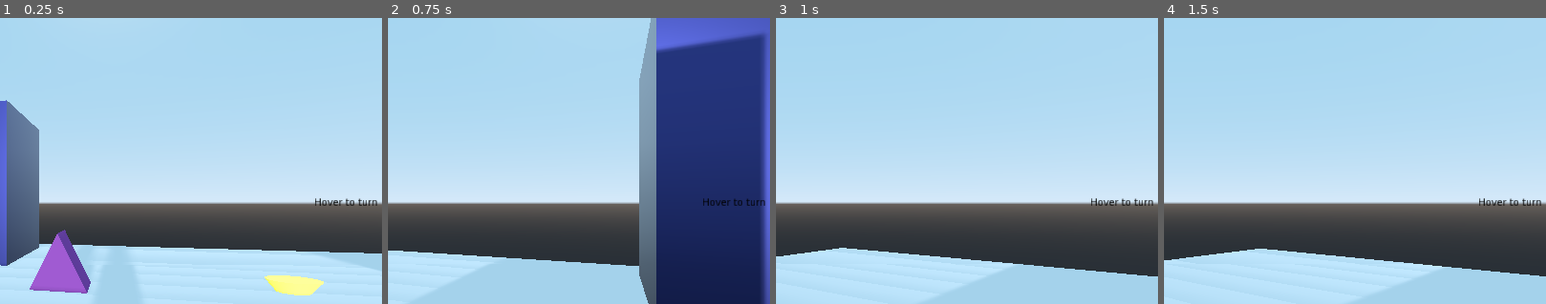
Above: before the commit, frames 1-4 (left to right).
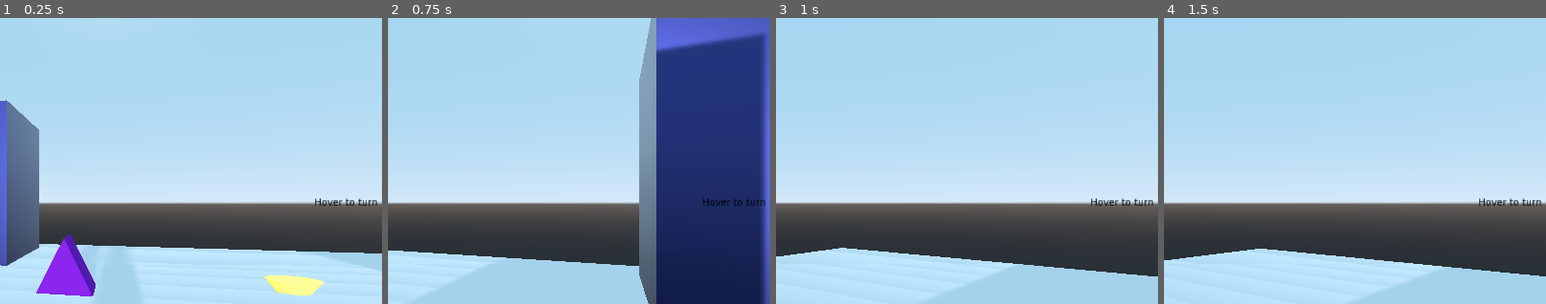
Above: after the commit, the same moments.

Repository: BrodyRas/AnnaSwift
Game: Godot game, scene res://Main.tscn
Two runs of this game, one before a commit and one after it. Both use one fixed random seed, a clock stepped at 60 frames per second and the inputs below.
Inputs (mouse positions are % of the whole screen's width and height, from its top left):
- Up to frame 1 (0.25 s): no input
- Up to frame 2 (0.75 s): tap Enter at 0.5 s; move the mouse to (5, 50) at 0.52 s; click (5, 50) at 0.67 s
- Up to frame 3 (1 s): no input
- Up to frame 4 (1.5 s): move the mouse to (95, 50) at 1.27 s; click (95, 50) at 1.42 s
The pictures show only the part of the screen within x 50-100%, y 18-68%; the shares and areas given below are measured in that part.

The runs differ from the first frame. In frame 1, 2.4% of the frame differs, in the area x 7-25%, y 74-98%; in frame 2, nothing differs; in frame 3, nothing differs; in frame 4, nothing differs.

Commit message:
Created Generic clues / custom cursors

Diff:
--- /dev/null
+++ b/GenericClue.gd
@@ -0,0 +1,25 @@
+extends Spatial
+
+signal clueClicked
+
+var defaultCursor = load("res://cursors/magnifying_glass.png")
+var inspectCursor = load("res://cursors/magnifying_glass_highlight.png")
+
+func _ready():
+	var area: Area = self.find_node("Area")
+	area.connect("input_event", self, "_on_Area_input_event")
+	area.connect("mouse_entered", self, "_on_Area_mouse_entered")
+	area.connect("mouse_exited", self, "_on_Area_mouse_exited")
+
+func _on_Area_input_event(camera, event, position, normal, shape_idx):
+	event = event as InputEventMouseButton
+	if (event != null and
+		event.button_index == BUTTON_LEFT and
+		event.pressed == true):
+			emit_signal("clueClicked", self.find_node("Camera"))
+
+
+func _on_Area_mouse_entered():
+	Input.set_custom_mouse_cursor(inspectCursor)
+func _on_Area_mouse_exited():
+	Input.set_custom_mouse_cursor(defaultCursor)
--- /dev/null
+++ b/GenericClue.tscn
@@ -0,0 +1,6 @@
+[gd_scene load_steps=2 format=2]
+
+[ext_resource path="res://GenericClue.gd" type="Script" id=1]
+
+[node name="GenericClue" type="Spatial"]
+script = ExtResource( 1 )
--- a/Main.tscn
+++ b/Main.tscn
@@ -1,14 +1,13 @@
-[gd_scene load_steps=17 format=2]
+[gd_scene load_steps=18 format=2]
 
 [ext_resource path="res://Player.tscn" type="PackedScene" id=1]
 [ext_resource path="res://ui_theme.tres" type="Theme" id=2]
 [ext_resource path="res://Player.gd" type="Script" id=3]
-[ext_resource path="res://clue.tscn" type="PackedScene" id=4]
 [ext_resource path="res://boxMat.tres" type="Material" id=5]
 [ext_resource path="res://WalkNode.tscn" type="PackedScene" id=6]
 [ext_resource path="res://MovementUI.gd" type="Script" id=7]
 [ext_resource path="res://ClueUI.gd" type="Script" id=8]
-[ext_resource path="res://Clue2.gd" type="Script" id=9]
+[ext_resource path="res://GenericClue.tscn" type="PackedScene" id=9]
 
 [sub_resource type="SpatialMaterial" id=1]
 
@@ -20,14 +19,19 @@
 
 [sub_resource type="CubeMesh" id=8]
 
+[sub_resource type="CylinderShape" id=12]
+radius = 1.44201
+height = 1.81781
+
 [sub_resource type="SphereMesh" id=10]
 
 [sub_resource type="SpatialMaterial" id=11]
-albedo_color = Color( 0.176471, 0.643137, 0.227451, 1 )
-
-[sub_resource type="CylinderShape" id=12]
-radius = 2.30444
-height = 3.73302
+albedo_color = Color( 0.388235, 0.643137, 0.176471, 1 )
+
+[sub_resource type="PrismMesh" id=13]
+
+[sub_resource type="SpatialMaterial" id=14]
+albedo_color = Color( 0.498039, 0.0705882, 0.792157, 1 )
 
 [node name="Main" type="Node"]
 
@@ -105,6 +109,7 @@
 margin_top = -103.0
 margin_right = 130.5
 margin_bottom = -18.0
+custom_colors/font_color = Color( 0, 0, 0, 1 )
 text = "Go Back"
 
 [node name="Boxes" type="Spatial" parent="."]
@@ -160,26 +165,43 @@
 
 [node name="Clues" type="Node" parent="."]
 
-[node name="Clue" parent="Clues" instance=ExtResource( 4 )]
-transform = Transform( 1, 0, 0, 0, 1, 0, 0, 0, 1, -2, 0, -15 )
-
-[node name="Clue2" type="Spatial" parent="Clues"]
-transform = Transform( 1, 0, 0, 0, 1, 0, 0, 0, 1, 15.3936, 0, -0.306406 )
-script = ExtResource( 9 )
-
-[node name="MeshInstance" type="MeshInstance" parent="Clues/Clue2"]
-transform = Transform( 1, 0, 0, 0, 1, 0, 0, 0, 1, 0, 0.878143, 0 )
+[node name="GenericClue" parent="Clues" instance=ExtResource( 9 )]
+transform = Transform( 1, 0, 0, 0, 1, 0, 0, 0, 1, 16, 0, 0 )
+
+[node name="Area" type="Area" parent="Clues/GenericClue"]
+transform = Transform( 1, 0, 0, 0, 1, 0, 0, 0, 1, 0.0936012, 0, -0.306406 )
+
+[node name="CollisionShape" type="CollisionShape" parent="Clues/GenericClue/Area"]
+transform = Transform( 1, 0, 0, 0, 1, 0, 0, 0, 1, -0.0870438, 0.997888, 0.0482044 )
+shape = SubResource( 12 )
+
+[node name="MeshInstance" type="MeshInstance" parent="Clues/GenericClue"]
+transform = Transform( 1, 0, 0, 0, 1, 0, 0, 0, 1, 0.0936012, 0.878143, -0.306406 )
 mesh = SubResource( 10 )
+skeleton = NodePath("")
 material/0 = SubResource( 11 )
 
-[node name="Clue2Area" type="Area" parent="Clues/Clue2"]
-
-[node name="CollisionShape" type="CollisionShape" parent="Clues/Clue2/Clue2Area"]
-transform = Transform( 1, 0, 0, 0, 1, 0, 0, 0, 1, 0, 1.2934, 0 )
+[node name="Camera" type="Camera" parent="Clues/GenericClue"]
+transform = Transform( -3.78552e-08, 0.5, -0.866025, 2.18557e-08, 0.866025, 0.5, 1, 1.95399e-14, -4.37114e-08, -3.35783, 2.64844, -0.306406 )
+
+[node name="GenericClue2" parent="Clues" instance=ExtResource( 9 )]
+transform = Transform( 1, 0, 0, 0, 1, 0, 0, 0, 1, -1.82044, 0, -14.2534 )
+
+[node name="Area" type="Area" parent="Clues/GenericClue2"]
+transform = Transform( 1, 0, 0, 0, 1, 0, 0, 0, 1, 0.0936012, 0, -0.306406 )
+
+[node name="CollisionShape" type="CollisionShape" parent="Clues/GenericClue2/Area"]
+transform = Transform( 1, 0, 0, 0, 1, 0, 0, 0, 1, -0.0870438, 0.940387, 0.0482044 )
 shape = SubResource( 12 )
 
-[node name="Camera" type="Camera" parent="Clues/Clue2"]
-transform = Transform( -3.78552e-08, 0.5, -0.866025, 2.18557e-08, 0.866025, 0.5, 1, 0, -4.37114e-08, -3.45143, 2.64844, 0 )
+[node name="MeshInstance" type="MeshInstance" parent="Clues/GenericClue2"]
+transform = Transform( 1, 0, 0, 0, 1, 0, 0, 0, 1, 0.0936012, 0.878143, -0.306406 )
+mesh = SubResource( 13 )
+skeleton = NodePath("")
+material/0 = SubResource( 14 )
+
+[node name="Camera" type="Camera" parent="Clues/GenericClue2"]
+transform = Transform( 1, -2.18557e-08, -5.85625e-09, 2.18557e-08, 0.866025, 0.5, -5.85619e-09, -0.5, 0.866025, 0.0287962, 3.28614, 4.20658 )
 
 [connection signal="mouse_entered" from="MovementUI/Left Area" to="Player" method="_on_Left_Area_mouse_entered"]
 [connection signal="mouse_exited" from="MovementUI/Left Area" to="Player" method="_on_Left_Area_mouse_exited"]
@@ -188,4 +210,3 @@
 [connection signal="button_down" from="ClueUI/clueBackButton" to="Player" method="_on_clueBackButton_button_down"]
 [connection signal="button_down" from="ClueUI/clueBackButton" to="MovementUI" method="_on_clueBackButton_button_down"]
 [connection signal="button_down" from="ClueUI/clueBackButton" to="ClueUI" method="_on_clueBackButton_button_down"]
-[connection signal="input_event" from="Clues/Clue2/Clue2Area" to="Clues/Clue2" method="_on_Clue2Area_input_event"]
--- a/Player.gd
+++ b/Player.gd
@@ -4,6 +4,10 @@
 export var hasMovementControl = true
 var turningLeft = false
 var turningRight = false
+
+var defaultCursor = load("res://cursors/magnifying_glass.png")
+var leftCursor = load("res://cursors/turn_left.png")
+var rightCursor = load("res://cursors/turn_right.png")
 
 
 # Called when the node enters the scene tree for the first time.
@@ -41,12 +45,16 @@
 
 func _on_Left_Area_mouse_entered():
 	turningLeft = true
+	Input.set_custom_mouse_cursor(leftCursor)
 func _on_Left_Area_mouse_exited():
 	turningLeft = false
+	Input.set_custom_mouse_cursor(defaultCursor)
 func _on_Right_Area_mouse_entered():
 	turningRight = true
+	Input.set_custom_mouse_cursor(rightCursor)
 func _on_Right_Area_mouse_exited():
 	turningRight = false
+	Input.set_custom_mouse_cursor(defaultCursor)
 
 
 func _on_clueBackButton_button_down():
--- a/WalkNode.gd
+++ b/WalkNode.gd
@@ -1,6 +1,9 @@
 extends Spatial
 
 signal walkAreaClicked
+
+var defaultCursor = load("res://cursors/magnifying_glass.png")
+var moveCursor = load("res://cursors/forward.png")
 
 # Once the area is clicked, emit a signal with global position, so the player can warp to this position
 func _on_MoveArea_input_event(camera, event, position, normal, shape_idx):
@@ -9,3 +12,10 @@
 		event.button_index == BUTTON_LEFT and
 		event.pressed == true):
 			emit_signal("walkAreaClicked", self.global_transform.origin)
+
+
+# Custom cursor stuff
+func _on_MoveArea_mouse_entered():
+	Input.set_custom_mouse_cursor(moveCursor)
+func _on_MoveArea_mouse_exited():
+	Input.set_custom_mouse_cursor(defaultCursor)
--- a/WalkNode.tscn
+++ b/WalkNode.tscn
@@ -34,8 +34,8 @@
 "
 
 [sub_resource type="CylinderShape" id=5]
-radius = 5.0
-height = 10.0
+radius = 3.0
+height = 14.0
 
 [node name="WalkNode" type="Spatial"]
 script = ExtResource( 1 )
@@ -49,7 +49,9 @@
 script = SubResource( 4 )
 
 [node name="CollisionShape" type="CollisionShape" parent="MeshInstance/MoveArea"]
-transform = Transform( 1, 0, 0, 0, 1, 0, 0, 0, 1, 0, 4.661, 0 )
+transform = Transform( 1, 0, 0, 0, 1, 0, 0, 0, 1, 0, 6.64344, 0 )
 shape = SubResource( 5 )
 
 [connection signal="input_event" from="MeshInstance/MoveArea" to="." method="_on_MoveArea_input_event"]
+[connection signal="mouse_entered" from="MeshInstance/MoveArea" to="." method="_on_MoveArea_mouse_entered"]
+[connection signal="mouse_exited" from="MeshInstance/MoveArea" to="." method="_on_MoveArea_mouse_exited"]
--- a/clue.gd
+++ b/clue.gd
@@ -1,6 +1,9 @@
 extends Spatial
 
 signal clueClicked
+
+var defaultCursor = load("res://cursors/magnifying_glass.png")
+var inspectCursor = load("res://cursors/magnifying_glass_highlight.png")
 
 func _on_clueArea_input_event(camera, event, position, normal, shape_idx):
 	event = event as InputEventMouseButton
@@ -8,3 +11,9 @@
 		event.button_index == BUTTON_LEFT and
 		event.pressed == true):
 			emit_signal("clueClicked", self.find_node("clueCamera"))
+
+
+func _on_clueArea_mouse_entered():
+	Input.set_custom_mouse_cursor(inspectCursor)
+func _on_clueArea_mouse_exited():
+	Input.set_custom_mouse_cursor(defaultCursor)
--- a/clue.tscn
+++ b/clue.tscn
@@ -30,3 +30,5 @@
 transform = Transform( 1, 0, 0, 0, 0.866025, 0.5, 0, -0.5, 0.866025, 0, 3, 4 )
 
 [connection signal="input_event" from="clueArea" to="." method="_on_clueArea_input_event"]
+[connection signal="mouse_entered" from="clueArea" to="." method="_on_clueArea_mouse_entered"]
+[connection signal="mouse_exited" from="clueArea" to="." method="_on_clueArea_mouse_exited"]
Binary file added: cursors/back.png
Not shown, added: cursors/back.png.import
Binary file added: cursors/briefcase_hand.png
Not shown, added: cursors/briefcase_hand.png.import
Binary file added: cursors/briefcase_hand_highlight.png
Not shown, added: cursors/briefcase_hand_highlight.png.import
Binary file added: cursors/closed_hand.png
Not shown, added: cursors/closed_hand.png.import
Binary file added: cursors/cursor.png
Not shown, added: cursors/cursor.png.import
Binary file added: cursors/cursor_highlight.png
Not shown, added: cursors/cursor_highlight.png.import
(and 42 more such lines)
